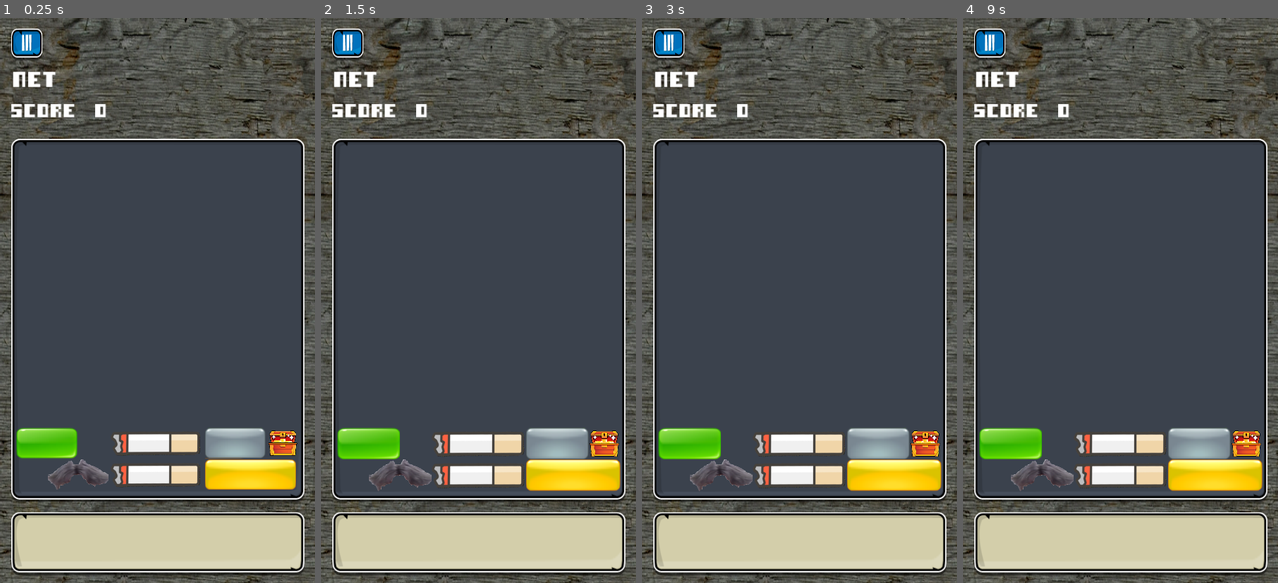
Above: before the commit, frames 1-4 (left to right).
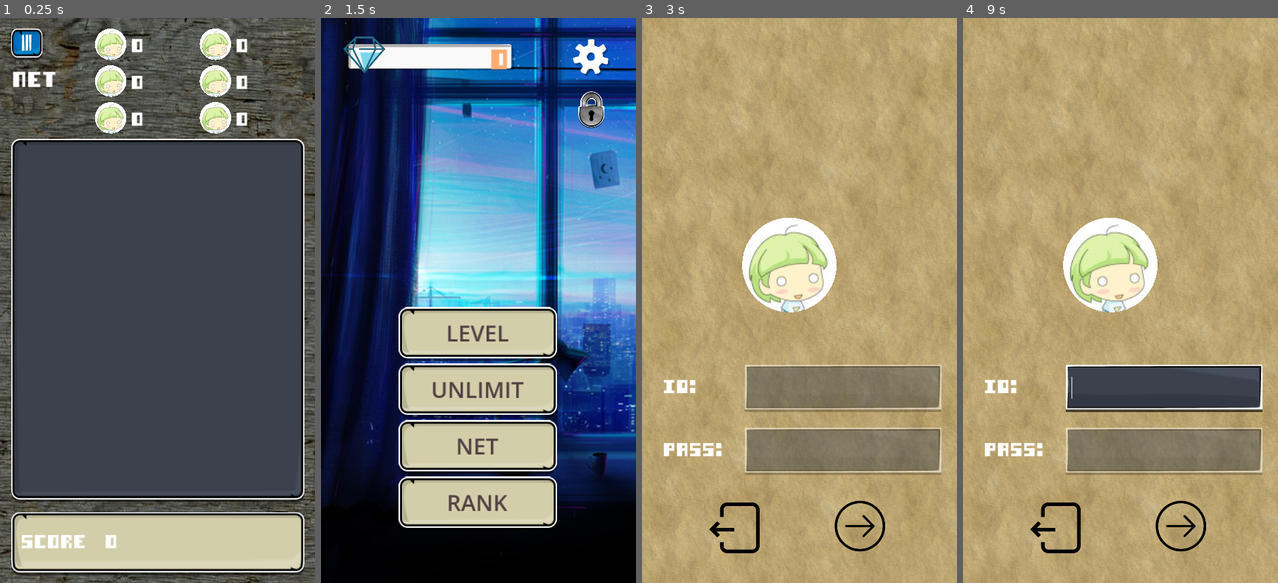
Above: after the commit, the same moments.

Repository: natsufumij-hut/albertgame-square
Game: Godot game, scene res://scenes/net_game.tscn
Two runs of this game, one before a commit and one after it. Both use one fixed random seed, a clock stepped at 60 frames per second and the inputs below. This scene is started directly instead of the project's main scene.
Inputs (mouse positions are in pixels of both pictures, inside the frame that each line leads up to):
- Up to frame 1 (0.25 s): no input
- Up to frame 2 (1.5 s): click (346, 46) at 0.5 s; click (374, 74) at 1.27 s
- Up to frame 3 (3 s): click (912, 57) at 2.02 s; click (912, 108) at 2.77 s
- Up to frame 4 (9 s): click (1180, 526) at 3.52 s; click (1180, 526) at 4.27 s; click (1180, 526) at 5.02 s; tap Enter at 5.75, 7.25, 8.75 s; move the mouse to (1189, 272) at 5.77 s; click (1189, 272) at 5.92 s; tap Space at 6.5, 8 s; drag from (1057, 328) to (1104, 413) at 6.52 s; move the mouse to (1152, 176) at 7.27 s; click (1152, 176) at 7.42 s; drag from (1104, 413) to (1026, 215) at 8.02 s; move the mouse to (1215, 385) at 8.77 s; click (1215, 385) at 8.92 s

The runs differ from the first frame. In frame 1, 9.8% of the frame differs, in the area x 3-95%, y 1-94%; in frame 2, 98%; in frame 3, 100%, in the area x 0-100%, y 0-100%; in frame 4, 96%.
Error after the commit: Invalid access to property or key 'playId' on a base object of type 'Dictionary'. (res://scenes/net_game.gd:38)

Commit message:
网络模式，同步数据

Diff:
--- a/nodes/api/TransferType.gd
+++ b/nodes/api/TransferType.gd
@@ -6,3 +6,13 @@
 const TYPE_ROOM_INVITE_CONFIRM = "INVITE_CONFIRM"
 const TYPE_ROOM_INVITE_ME = "INVITE_ME"
 const TYPE_ROOM_REFRESH = "PERSON_REFRESH"
+const TYPE_ROOM_START = "PLAY_START"
+const TYPE_ROOM_START_RES = "ROOM_PLAY"
+
+const TYPE_PLAY_INIT_LINES = "INIT_LINES"
+const TYPE_PLAY_GOT_LINE = "GOT_LINE"
+const TYPE_PLAY_NEXT_LINE = "NEXT_LINE"
+const TYPE_PLAY_GOT_EVENT = "GOT_EVENT"
+const TYPE_PLAY_EVENT = "EVENT"
+const TYPE_PLAY_UPDATE_SCORE = "SCORE_UPDATE"
+const TYPE_PLAY_ROOM_SCORE_UPDATE = "ROOM_SCORE_UPDATE"
--- /dev/null
+++ b/nodes/api/transfer/PlayTransfer.gd
@@ -0,0 +1,57 @@
+class_name PlayTransfer
+
+# 等待初始的两行
+func wait_init_lines(play_id: String):
+	var dict = {
+		playId = play_id,
+		column = 9
+	}
+	NetManage.require(TransferType.TYPE_PLAY_INIT_LINES,JSON.stringify(dict))
+
+# 等待初始的两行
+func wait_next_line(play_id: String,line: int):
+	var dict = {
+		playId = play_id,
+		index = line,
+		column = 9
+	}
+	var dictStr = JSON.stringify(dict)
+	NetManage.require(TransferType.TYPE_PLAY_NEXT_LINE,dictStr)
+
+
+# 等待初始的两行
+func wait_next_event(play_id: String,line: int):
+	var dict = {
+		playId = play_id,
+		index = line,
+		column = 9
+	}
+	var dictStr = JSON.stringify(dict)
+	NetManage.require(TransferType.TYPE_PLAY_EVENT,dictStr)
+
+func update_score(play_id: String, user_id: String, score: int):
+	var dict = {
+		playId = play_id,
+		userId = user_id,
+		score = score
+	}
+	var dictStr = JSON.stringify(dict)
+	NetManage.require(TransferType.TYPE_PLAY_UPDATE_SCORE,dictStr)
+
+func got_line(play_id: String,index: int):
+	var dict = {
+		playId = play_id,
+		index = index,
+		column = 9
+	}
+	var dictStr = JSON.stringify(dict)
+	NetManage.require(TransferType.TYPE_PLAY_GOT_LINE,dictStr)
+
+func got_event(play_id: String,index: int):
+	var dict = {
+		playId = play_id,
+		index = index,
+		column = 9
+	}
+	var dictStr = JSON.stringify(dict)
+	NetManage.require(TransferType.TYPE_PLAY_GOT_EVENT,dictStr)
--- a/nodes/api/transfer/RoomTransfer.gd
+++ b/nodes/api/transfer/RoomTransfer.gd
@@ -21,3 +21,11 @@
 	}
 	print("invite_confirm ",confirm," room id ",room_id )
 	NetManage.require(TransferType.TYPE_ROOM_INVITE_CONFIRM,JSON.stringify(dict),true)
+
+# 房主发出开始游戏的信号
+func room_play(room_id: String):
+	var dict = {
+		"roomId": room_id,
+		"column": 9
+	}
+	NetManage.require(TransferType.TYPE_ROOM_START,JSON.stringify(dict),true)
--- a/nodes/global/NetManage.gd
+++ b/nodes/global/NetManage.gd
@@ -3,7 +3,7 @@
 const GAP := "PACK-GAP-0010"
 
 var clientTcp := StreamPeerTCP.new() as StreamPeerTCP
-var host = "192.168.2.224"
+var host = "192.168.2.44"
 var port = 1234
 
 const MAX_RETRY_TIMES = 1000
@@ -14,6 +14,9 @@
 var aes: = AESContext.new()
 var client_id:String = CLIENT_UNKNOWN
 var play_id: String = ""
+var play_data: Dictionary = {}
+
+var room_id: String = ""
 var user_id = ""
 var callDict :Dictionary = {}
 var start_recei: bool = false
@@ -41,7 +44,6 @@
 			else:
 				msg_byte.clear()
 				start_recei=true
-				print("start bytes...")
 				var result = clientTcp.get_data(va)
 				msg_byte.append_array(get_data(result))
 		else:
@@ -59,8 +61,6 @@
 		return []
 
 func slap_message():
-	print("start bytes...")
-	print(msg_byte.get_string_from_utf8())
 	if msg_byte.size()>2:
 		var datas = dec_with_gap(msg_byte)
 		for data in datas:
@@ -169,6 +169,7 @@
 	data.model=model
 	data.body=body
 	data.operate=operate
+	print("[network] send msg: ",JSON.stringify(inst_to_dict(data)))
 	var enc = enc(data)
 	if clientTcp.get_status()==StreamPeerTCP.STATUS_CONNECTED:
 		clientTcp.put_data(enc.to_utf8_buffer())
--- a/nodes/gui/IconButton.gd
+++ b/nodes/gui/IconButton.gd
@@ -11,11 +11,11 @@
 func _on_button_down():
 	if !down:
 		scale = scale * 1.2
-		print("scale",scale)
+		#print("scale",scale)
 		down=true
 
 func _on_button_up():
 	if down:
 		scale = scale / 1.2
-		print("scale",scale)
+		#print("scale",scale)
 		down= false
--- a/nodes/gui/rank_panel.tscn
+++ /dev/null
@@ -1,5 +0,0 @@
-[gd_scene format=3 uid="uid://dc6nj0qpmc0ne"]
-
-[node name="RankPanel" type="Control"]
-layout_mode = 3
-anchors_preset = 0
--- /dev/null
+++ b/nodes/gui/ranks.gd
@@ -0,0 +1,52 @@
+class_name Ranks
+extends Control
+
+@export var textures :Array[Texture2D] = []
+
+class UserScore:
+	var userId: String
+	var userAvatar: int
+	var score: int
+	func _init(user_id: String,user_avatar: int):
+		userId=user_id
+		userAvatar=user_avatar
+		score=0
+
+var user_score_arr: Array[UserScore] = []
+
+func init_users(user_id_array: Array):
+	user_score_arr.clear()
+	for i in range(0,user_id_array.size()):
+		var user_dict = user_id_array[i]
+		var user_id = user_dict['userId'] as String
+		var user_avatar = user_dict['avatar'] as String
+		var user_score = UserScore.new(user_id,user_avatar.to_int())
+		user_score_arr.append(user_score)
+	rerender_ranks()
+
+func rerender_ranks():
+	for i in range(0,user_score_arr.size()):
+		var user = user_score_arr[i]
+		var node_path = "Avatar"+String.num((i+1))
+		var node := get_node(node_path) as TextureRect
+		var label := get_node(node_path+"/Label") as Label
+		var texture = textures[user.userAvatar]
+		node.texture = texture
+		label.text = String.num(user.score)
+		node.visible = true
+	for i in range(user_score_arr.size(),6):
+		var node_path = "Avatar"+String.num((i+1))
+		var node := get_node(node_path) as TextureRect
+		node.visible = false
+
+func update_one_score(user_id: String, score: int):
+	var one := user_score_arr.filter(func(user: UserScore): return user.userId==user_id ) as Array[UserScore]
+	if one.is_empty() || one.size()!=1:
+		return
+	var dest = one[0]
+	dest.score=score
+	user_score_arr.sort_custom(sort_score_rank)
+	rerender_ranks()
+
+func sort_score_rank(user1:UserScore, user2:UserScore):
+	return user1.score-user2.score
--- /dev/null
+++ b/nodes/gui/ranks.tscn
@@ -0,0 +1,108 @@
+[gd_scene load_steps=8 format=3 uid="uid://cnb78qj7hjk8w"]
+
+[ext_resource type="Theme" uid="uid://bh6jkjg5lp1j6" path="res://nodes/gui/nums.tres" id="1_a716y"]
+[ext_resource type="PackedScene" uid="uid://ddtxuypbj1b8q" path="res://nodes/gui/avatar.tscn" id="1_wvxgt"]
+[ext_resource type="Script" path="res://nodes/gui/ranks.gd" id="2_icpxf"]
+[ext_resource type="Texture2D" uid="uid://bhtm3q05lpasj" path="res://assets/login.png" id="3_14gor"]
+[ext_resource type="Texture2D" uid="uid://swgmr2watbgj" path="res://assets/face/DD162.png" id="4_jwqjf"]
+[ext_resource type="Texture2D" uid="uid://bdy675ao4fwp2" path="res://assets/face/DD163.png" id="5_cuqqy"]
+[ext_resource type="Texture2D" uid="uid://bqv6gtwkqqwcb" path="res://assets/face/DD167.png" id="6_f4qdc"]
+
+[node name="Ranks" type="Control"]
+custom_minimum_size = Vector2(300, 0)
+layout_mode = 3
+anchors_preset = 0
+theme = ExtResource("1_a716y")
+script = ExtResource("2_icpxf")
+textures = Array[Texture2D]([ExtResource("3_14gor"), ExtResource("4_jwqjf"), ExtResource("5_cuqqy"), ExtResource("6_f4qdc")])
+
+[node name="Avatar1" parent="." instance=ExtResource("1_wvxgt")]
+custom_minimum_size = Vector2(48, 48)
+layout_mode = 2
+offset_right = 48.0
+offset_bottom = 48.0
+
+[node name="Label" type="Label" parent="Avatar1"]
+layout_mode = 0
+offset_left = 56.0
+offset_top = 16.0
+offset_right = 156.0
+offset_bottom = 40.0
+text = "0"
+
+[node name="Avatar2" parent="." instance=ExtResource("1_wvxgt")]
+custom_minimum_size = Vector2(48, 48)
+layout_mode = 2
+offset_top = 56.0
+offset_right = 48.0
+offset_bottom = 104.0
+
+[node name="Label" type="Label" parent="Avatar2"]
+layout_mode = 0
+offset_left = 56.0
+offset_top = 16.0
+offset_right = 156.0
+offset_bottom = 40.0
+text = "0"
+
+[node name="Avatar3" parent="." instance=ExtResource("1_wvxgt")]
+custom_minimum_size = Vector2(48, 48)
+layout_mode = 2
+offset_top = 112.0
+offset_right = 48.0
+offset_bottom = 160.0
+
+[node name="Label" type="Label" parent="Avatar3"]
+layout_mode = 0
+offset_left = 56.0
+offset_top = 16.0
+offset_right = 156.0
+offset_bottom = 40.0
+text = "0"
+
+[node name="Avatar4" parent="." instance=ExtResource("1_wvxgt")]
+custom_minimum_size = Vector2(48, 48)
+layout_mode = 2
+offset_left = 160.0
+offset_right = 208.0
+offset_bottom = 48.0
+
+[node name="Label" type="Label" parent="Avatar4"]
+layout_mode = 0
+offset_left = 56.0
+offset_top = 16.0
+offset_right = 156.0
+offset_bottom = 40.0
+text = "0"
+
+[node name="Avatar5" parent="." instance=ExtResource("1_wvxgt")]
+custom_minimum_size = Vector2(48, 48)
+layout_mode = 2
+offset_left = 160.0
+offset_top = 56.0
+offset_right = 208.0
+offset_bottom = 104.0
+
+[node name="Label" type="Label" parent="Avatar5"]
+layout_mode = 0
+offset_left = 56.0
+offset_top = 16.0
+offset_right = 156.0
+offset_bottom = 40.0
+text = "0"
+
+[node name="Avatar6" parent="." instance=ExtResource("1_wvxgt")]
+custom_minimum_size = Vector2(48, 48)
+layout_mode = 2
+offset_left = 160.0
+offset_top = 112.0
+offset_right = 208.0
+offset_bottom = 160.0
+
+[node name="Label" type="Label" parent="Avatar6"]
+layout_mode = 0
+offset_left = 56.0
+offset_top = 16.0
+offset_right = 156.0
+offset_bottom = 40.0
+text = "0"
--- a/scenes/match_scene.gd
+++ b/scenes/match_scene.gd
@@ -12,6 +12,7 @@
 	NetManage.add_handler(TransferData.MODEL_REQUIRE,TransferType.TYPE_ROOM_INVITE_ME,self.invite_me)
 	NetManage.add_handler(TransferData.MODEL_RESPONSE,TransferType.TYPE_ROOM_INVITE_CONFIRM,self.invite_result)
 	NetManage.add_handler(TransferData.MODEL_REQUIRE,TransferType.TYPE_ROOM_REFRESH,self.room_refresh)
+	NetManage.add_handler(TransferData.MODEL_REQUIRE,TransferType.TYPE_ROOM_START_RES,self._receive_data)
 	set_is_master(true)
 	create_room()
 
@@ -37,7 +38,12 @@
 	pass # Replace with function body.
 
 func _on_start_pressed():
-	pass # Replace with function body.
+	room_transfer.room_play(room_id)
+
+func _receive_data(data: TransferData):
+	var dict = JSON.parse_string(data.body)
+	NetManage.play_data = dict
+	get_tree().change_scene_to_file("res://scenes/net_game.tscn")
 
 func _on_invite_pressed():
 	$CanvasLayer/Invite.visible = true
@@ -83,6 +89,7 @@
 	print("room_refresh")
 	var dict = JSON.parse_string(data.body)
 	var p_room_id = dict['roomId']
+	NetManage.room_id = p_room_id
 	var master_id = dict['masterId']
 	var arr = dict['members'] as Array
 	room_id=p_room_id
--- a/scenes/net_game.gd
+++ b/scenes/net_game.gd
@@ -4,66 +4,87 @@
 @onready var score :Score = $StoryHUD/Score
 @onready var grid: GameGrid = $StoryHUD/GameGrid
 @onready var diedPanel: Died = $StoryHUD/Died
+@onready var ranks: = $StoryHUD/Ranks as Ranks
 
 @export var max_level: int = 10
 var index = 0
 
 const events = [ "SnowEvent", "IceEvent" ]
 
-var lines: Array[LevelLine] = []
-var now_level: int = 1
+var nowIndex = 0
+var nowEvent = 0
 
-class SomeA:
-	var a: String
-	var b: String
+var play_id : = ""
+var play := PlayTransfer.new()
+var load := LoadLevel.new()
 
 func _ready():
 	#var loader = LoadLevel.new()
 	#lines = loader.load_level(now_level)
+	load_play()
 	grid.start_grid()
 	GlobalSignal.add_score.connect(self.add_score)
+	NetManage.add_handler(TransferData.MODEL_RESPONSE,TransferType.TYPE_PLAY_INIT_LINES,self.get_init_lines_data)
+	NetManage.add_handler(TransferData.MODEL_RESPONSE,TransferType.TYPE_PLAY_NEXT_LINE,self.get_next_line_data)
+	NetManage.add_handler(TransferData.MODEL_RESPONSE,TransferType.TYPE_PLAY_EVENT,self.get_next_event)
+	NetManage.add_handler(TransferData.MODEL_REQUIRE,TransferType.TYPE_PLAY_UPDATE_SCORE,self.get_update_score)
 
 func update_score(sc: int):
-	pass
+	if play_id!='':
+		play.update_score(play_id,NetManage.user_id,sc)
+
+func load_play():
+	var play_data = NetManage.play_data
+	play_id = play_data['playId']
+	var members = play_data['members']
+	ranks.init_users(members)
 
 func wait_init_lines():
-	#var line0 = lines[index].line
-	#var line1 = lines[index+1].line
-	#index+=2
-	var line0 = tools.generate_line_data(9)
-	var line1 = tools.generate_line_data(9)
+	play.wait_init_lines(play_id)
+
+func get_init_lines_data(pack: TransferData):
+	var dict = JSON.parse_string(pack.body)
+	var line0 = dict['line0']
+	var line1 = dict['line1']
+	var line0_data = load.load_data(line0)
+	var line1_data = load.load_data(line1)
+	put_init_lines(line0_data,line0_data)
+
+func put_init_lines(line0: Array,line1: Array):
 	grid.put_init_lines(line0,line1)
+	nowIndex+=2
 
-func wait_next_line():
-	#if index==lines.size():
-		#print("关卡结束!!!!")
-		#grid.no_more_line()
-	#else:
-		#var line0 = lines[index].line
-		#index+=1
-		##var line0 = tools.generate_line_data(9)
-		#grid.put_new_line(line0)
-	var line0 = tools.generate_line_data(9)
-	grid.put_new_line(line0)
+func wait_next_lines():
+	play.wait_next_line(play_id,nowIndex)
+
+func get_next_line_data(pack: TransferData):
+	var dict = JSON.parse_string(pack.body)
+	var line0 = dict['line']
+	var line0_data = load.load_data(line0)
+	put_next_lines(line0_data)
+
+func put_next_lines(line: Array):
+	grid.put_new_line(line)
+	nowIndex+=1
 
 func wait_next_event():
-	var r = randi() % 100
-	if r<10:
-		r = r % events.size()
-		var id = events[r]
-		show_event(id)
+	play.wait_next_event(play_id,nowEvent)
+
+func get_next_event(pack: TransferData):
+	var dict = JSON.parse_string(pack.body)
+	var event = dict['event']
+	if event=="none":
+		grid.event_end()
 	else:
-		grid.event_end()
-	#print("查找事件!!!")
-	#grid.event_end()
-	#var line = lines[index]
-	#if line.type==LevelLine.TYPE_EVENT:
-		#if line.event==LevelLine.EVENT_SNOW:
-			#event_show()
-		#index+=1
-	#else:
-		#print("没有事件!!!")
-		#grid.event_end()
+		show_event(event)
+	nowEvent+=1
+
+func get_update_score(pack: TransferData):
+	var dict = JSON.parse_string(pack.body)
+	var userId := dict['userId'] as String
+	var score := dict['score'] as int
+	print("some one update score, [",userId,' ',score,']')
+	ranks.update_one_score(userId,score)
 
 func show_event(id: String):
 	var path = "res://nodes/event/"+id+".tscn"
@@ -75,7 +96,6 @@
 	$StoryHUD.add_child(ind)
 	add_child(ind)
 	ind.start_crak_event()
-	#grid.event_end()
 
 func event_end():
 	print("事件结束")
@@ -91,4 +111,4 @@
 	GameDataLoader.updateMaxUnLimitScore(sc)
 
 func _on_pause_pressed() -> void:
-	pass # Replace with function body.
+	get_tree().change_scene_to_file("res://scenes/match_scene.tscn")
--- a/scenes/net_game.tscn
+++ b/scenes/net_game.tscn
@@ -10,6 +10,7 @@
 [ext_resource type="Texture2D" uid="uid://bjdrcnpwe6ebv" path="res://assets/FREEUIASSETPACK_BY@CAMTATZ/Buttons/BTN_PLAIN (1).png" id="8_4bu0s"]
 [ext_resource type="PackedScene" uid="uid://b3l1tquvk0hfa" path="res://nodes/gui/died.tscn" id="9_8vhxc"]
 [ext_resource type="PackedScene" uid="uid://cxdd4a8sfxs2p" path="res://nodes/gui/Successed.tscn" id="10_52xw8"]
+[ext_resource type="PackedScene" uid="uid://cnb78qj7hjk8w" path="res://nodes/gui/ranks.tscn" id="11_ukab6"]
 
 [node name="NetGame" type="Node2D"]
 script = ExtResource("1_klc45")
@@ -30,12 +31,6 @@
 texture_pressed = ExtResource("4_b2r7h")
 ignore_texture_size = true
 stretch_mode = 0
-
-[node name="Score" parent="StoryHUD" instance=ExtResource("5_753p1")]
-offset_left = 16.0
-offset_top = 128.0
-offset_right = 192.0
-offset_bottom = 160.0
 
 [node name="Level" type="Label" parent="StoryHUD"]
 anchors_preset = 5
@@ -109,10 +104,22 @@
 grow_horizontal = 2
 grow_vertical = 2
 
+[node name="Ranks" parent="StoryHUD" instance=ExtResource("11_ukab6")]
+offset_left = 144.0
+offset_top = 16.0
+offset_right = 444.0
+offset_bottom = 324.0
+
+[node name="Score" parent="StoryHUD" instance=ExtResource("5_753p1")]
+offset_left = 32.0
+offset_top = 784.0
+offset_right = 208.0
+offset_bottom = 816.0
+
 [connection signal="pressed" from="StoryHUD/Pause" to="." method="_on_pause_pressed"]
-[connection signal="update_score" from="StoryHUD/Score" to="." method="update_score"]
 [connection signal="add_score" from="StoryHUD/GameGrid" to="." method="add_score"]
 [connection signal="end" from="StoryHUD/GameGrid" to="." method="failed"]
 [connection signal="wait_event" from="StoryHUD/GameGrid" to="." method="wait_next_event"]
 [connection signal="wait_init_lines" from="StoryHUD/GameGrid" to="." method="wait_init_lines"]
-[connection signal="wait_new_line" from="StoryHUD/GameGrid" to="." method="wait_next_line"]
+[connection signal="wait_new_line" from="StoryHUD/GameGrid" to="." method="wait_next_lines"]
+[connection signal="update_score" from="StoryHUD/Score" to="." method="update_score"]
--- a/scripts/game/craks_tool.gd
+++ b/scripts/game/craks_tool.gd
@@ -38,7 +38,7 @@
 			gap+=1
 	return arr
 
-func get_line_from_data(array: Array[CrakData]):
+func get_line_from_data(array: Array[CrakData])->Array[int]:
 	var arr:Array[int] = []
 	for data in array:
 		var size = data.size
@@ -60,8 +60,7 @@
 					arr.append(CrakData.empty())
 				break
 			else:
-				for i in range(0,r):
-					gap+=1
+				gap+=r
 				var isSpecial = randi() % 2
 				var sid = String.num(r)+"_"+String.num(isSpecial)
 				var dest_arr := dict[sid] as Array
--- a/scripts/game/load_level.gd
+++ b/scripts/game/load_level.gd
@@ -3,7 +3,7 @@
 ## LevelLine.txt
 ## blue=b,green=g,yellow=y,grey=r
 ## chiken=c,takara=t,inazuma=i,bask=s
-## tai=a,cigrate=ci,diao=d
+## tai=a,cigrate=ci,diao=d,zhong=zh
 ##
 ##
 ## LINE 1b,1b,2b,2b,3g,3g,3g,1t
@@ -22,7 +22,8 @@
 	"s": "Bask",
 	"a": "Tai",
 	"ci": "Cigrate",
-	"d": "Diao"
+	"d": "Diao",
+	"zh": "Zhong"
 }
 
 const special: Dictionary = {
@@ -45,8 +46,8 @@
 		column.event = li.to_int()
 	return column
 
-# 1y,1y,1c,0,0,0,0,1g,0
-func load_data(line: String) -> Array[CrakData]:
+# 1y,1y,1c,2g,2g,0,0,1g,0
+func load_data(line: String,columns = 9) -> Array[CrakData]:
 	var arr = line.split(",")
 	var array: Array[CrakData] = []
 	var j := 0
@@ -58,7 +59,7 @@
 		else:
 			var data = CrakData.new()
 			var num = i.substr(0,1)
-			var id = i.substr(1,1)
+			var id = i.substr(1,i.length()-1)
 			data.size = num.to_int()
 			if special.has(id):
 				data.code="Special"
Not shown: 1 places in scenes/net_game.tscn that only renumber resources
Not shown, removed: scenes/staEB4E.tmp
